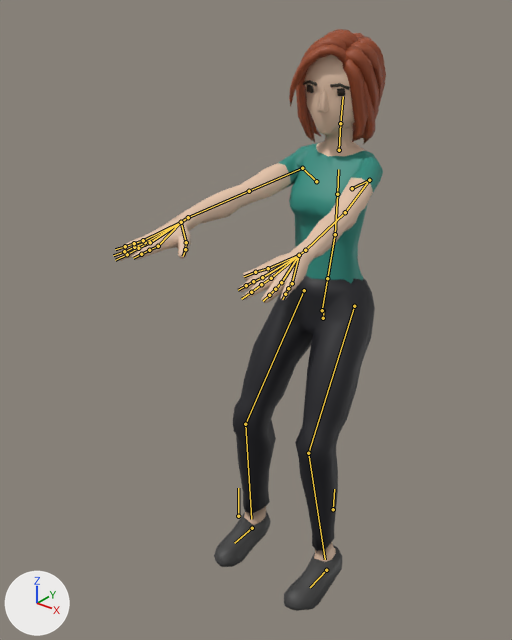
The glTF model js/models/avatars/club-crowd-f2.glb as it was, and as the next commit left it.
Camera for both pictures: a 50 mm camera at (1.128, -1.968, 1.884) aimed at (-0.076, -0.463, 0.951). Every picture has the same lights, and +X, +Y and +Z are marked at lower left. The first picture is the older version. Both versions are drawn at frame 287 of the action 'Seated_Loop'; the numbers are the values there. The bones that change, and the others that lie on the model, are drawn over the model as lines.

The first picture shows 'Casual_Body'.
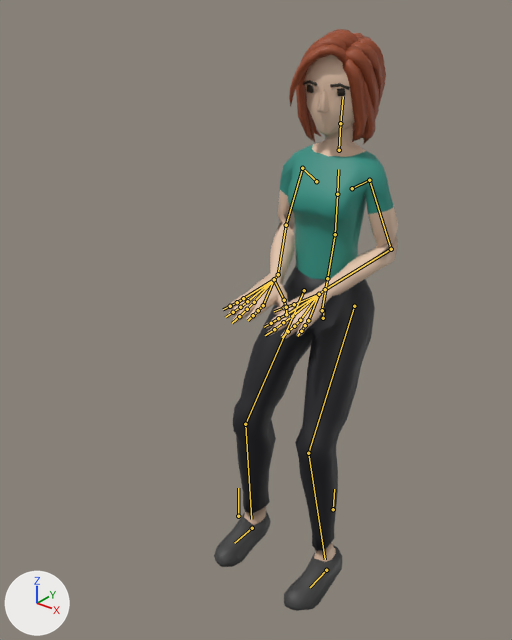
Pixel boxes [x1, y1, x2, y2] of what changed, in the pictures (512 x 640 px):
'Casual_Body', posed (32% narrower)
    before: [114, 29, 386, 611]
    after: [214, 29, 398, 611]
bone 'UpperArm.L', root to tip
    before: (369, 180) to (345, 212)
    after: (369, 180) to (391, 249)
bone 'LowerArm.L', root to tip
    before: (345, 212) to (305, 250)
    after: (391, 249) to (325, 289)
bone 'Wrist.L', root to tip
    before: (305, 250) to (299, 255)
    after: (325, 289) to (319, 294)
bone 'UpperArm.R', root to tip
    before: (302, 168) to (249, 191)
    after: (302, 168) to (286, 225)
bone 'LowerArm.R', root to tip
    before: (249, 191) to (188, 217)
    after: (286, 225) to (278, 274)
bone 'Wrist.R', root to tip
    before: (188, 217) to (181, 222)
    after: (278, 274) to (274, 279)

The change, as a diff of the scene's bpy script:
```diff
--- a/js/models/avatars/club-crowd-f2.glb.py
+++ b/js/models/avatars/club-crowd-f2.glb.py
@@ bone_upperarm_l @@
 bone_upperarm_l = bpy.data.objects['CharacterArmature'].pose.bones['UpperArm.L']  # child of 'Shoulder.L'
-bone_upperarm_l.rotation_quaternion = (0.773, -0.115, 0.0, -0.624)  # degrees (-10, -8, -77)
+bone_upperarm_l.rotation_quaternion = (0.82, -0.569, 0.005, 0.063)  # degrees (-69, 5, 6)
@@ bone_lowerarm_l @@
 bone_lowerarm_l = bpy.data.objects['CharacterArmature'].pose.bones['LowerArm.L']  # child of 'UpperArm.L'
-bone_lowerarm_l.rotation_quaternion = (0.999, 0.01, 0.03, 0.042)  # degrees (1, 3, 5)
+bone_lowerarm_l.rotation_quaternion = (0.624, -0.035, 0.49, -0.608)  # degrees (-51, 35, -105)
@@ bone_wrist_l @@
 bone_wrist_l = bpy.data.objects['CharacterArmature'].pose.bones['Wrist.L']  # child of 'LowerArm.L'
-bone_wrist_l.rotation_quaternion = (0.993, -0.018, -0.001, -0.118)  # degrees (-2, 0, -14)
+bone_wrist_l.rotation_quaternion = (0.969, 0.147, 0.178, 0.09)  # degrees (19, 19, 14)
@@ bone_upperarm_r @@
 bone_upperarm_r = bpy.data.objects['CharacterArmature'].pose.bones['UpperArm.R']  # child of 'Shoulder.R'
-bone_upperarm_r.rotation_quaternion = (0.772, -0.103, 0.0, 0.627)  # degrees (-9, 7, 78)
+bone_upperarm_r.rotation_quaternion = (0.819, -0.571, 0.004, -0.057)  # degrees (-70, -3, -6)
@@ bone_lowerarm_r @@
 bone_lowerarm_r = bpy.data.objects['CharacterArmature'].pose.bones['LowerArm.R']  # child of 'UpperArm.R'
-bone_lowerarm_r.rotation_quaternion = (-0.999, -0.01, 0.028, 0.042)  # degrees (1, -3, -5)
+bone_lowerarm_r.rotation_quaternion = (-0.609, 0.009, 0.498, -0.618)  # degrees (-51, -36, 109)
@@ bone_wrist_r @@
 bone_wrist_r = bpy.data.objects['CharacterArmature'].pose.bones['Wrist.R']  # child of 'LowerArm.R'
-bone_wrist_r.rotation_quaternion = (0.992, -0.054, 0.028, 0.112)  # degrees (-6, 4, 13)
+bone_wrist_r.rotation_quaternion = (0.977, 0.115, -0.153, -0.096)  # degrees (15, -16, -13)
```
